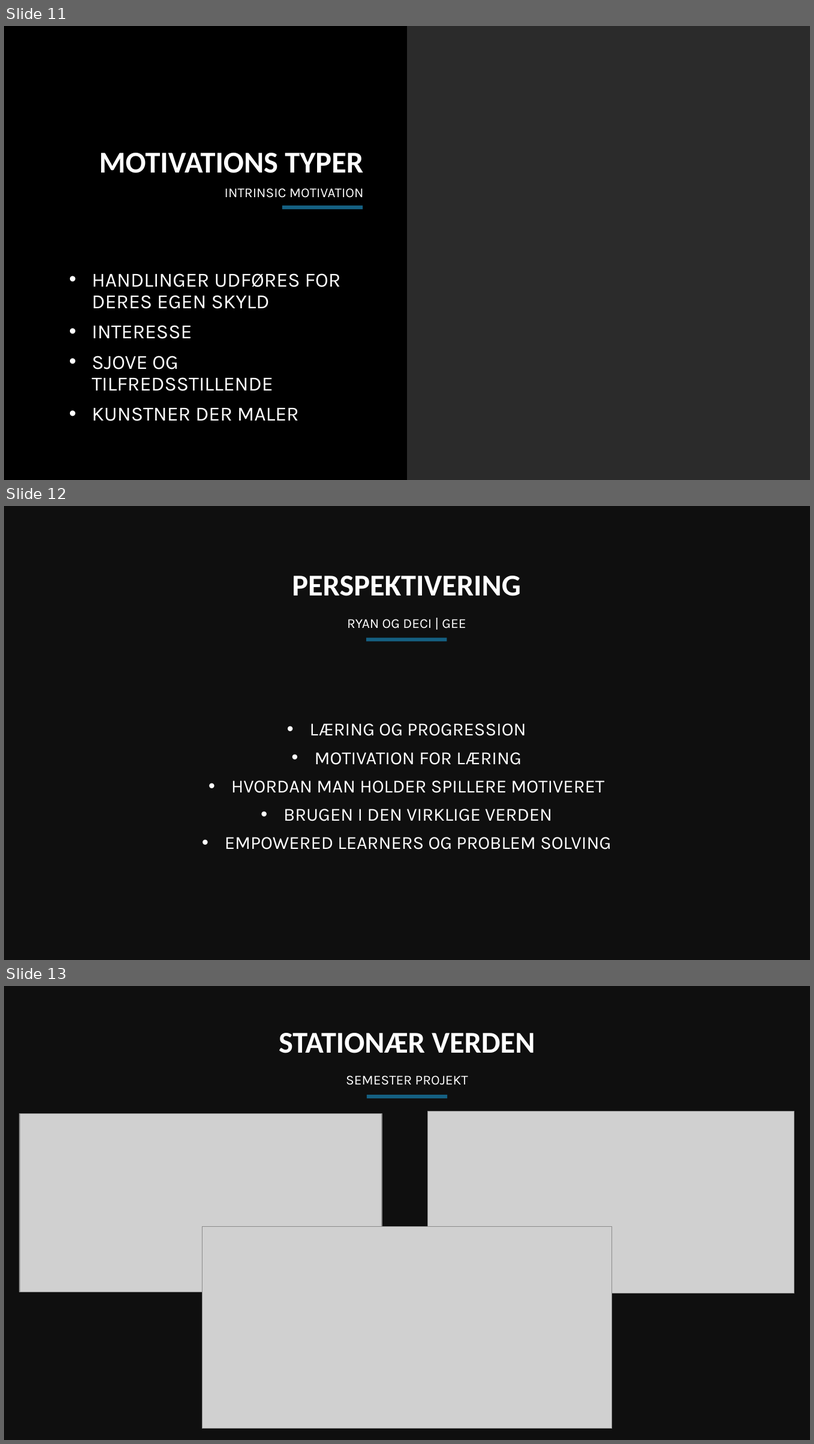
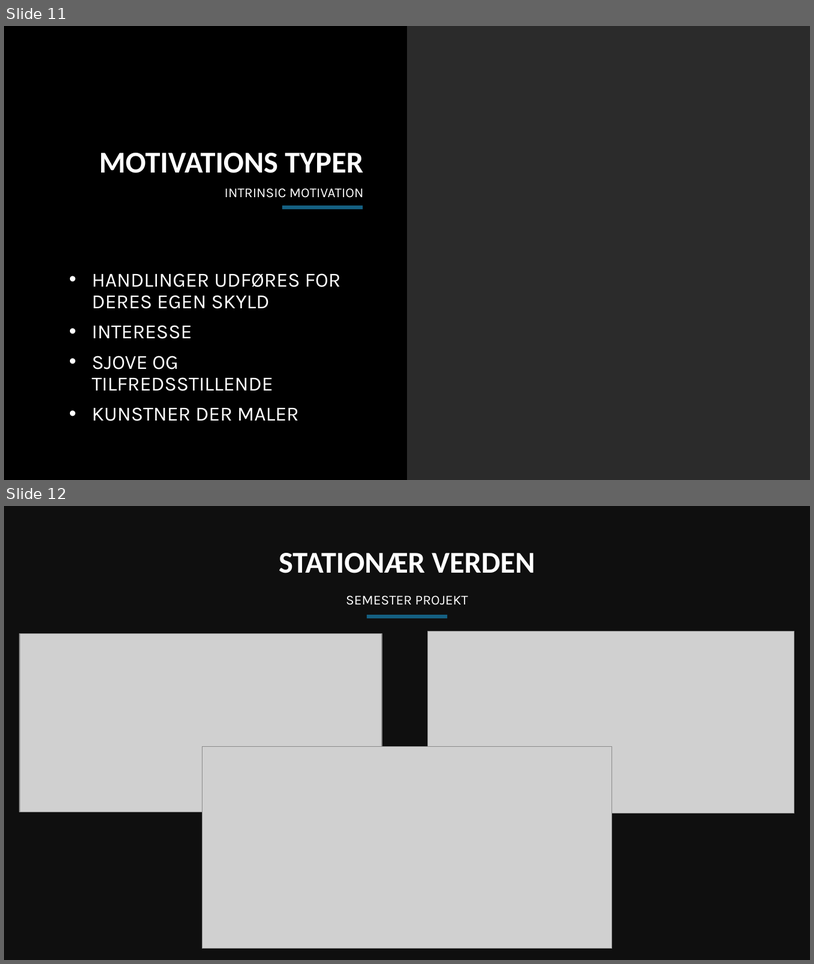
Before and after one commit to GreyZar37/SDU, a slide deck: SDU/Lærings teknologi/3. Deci og Ryan/Deci og Ryan Powerpoint.pptx. Shown one above the other, each under a label of ours: slides 11, 12 and 13 before the commit, slides 11 and 12 after it. The pictures are 814x1444 and 814x964 pixels, drawn with LibreOffice and Linux fonts; fonts in the diff are those of the drawing; grey boxes stand for pictures; background and template pictures are left out; a plain dark background stands for a picture behind light text. Boxes give left, top, right and bottom in pixels: in the first picture for what was removed or moved away, otherwise in the second. Text is boxed around its words. In the diff, an @@ line names an element or a change of style, - is before the commit and + after.

```diff
--- a/SDU/Lærings teknologi/3. Deci og Ryan/Deci og Ryan Powerpoint.pptx
+++ b/SDU/Lærings teknologi/3. Deci og Ryan/Deci og Ryan Powerpoint.pptx
@@ slide 12 removed at [4,506,810,960], background picture (left out) @@
@@ rectangle removed at [4,506,810,960] @@
@@ text removed at [292,576,521,596] @@
-PERSPEKTIVERING
@@ title removed at [347,619,466,628] @@
-RYAN OG DECI | GEE
@@ rectangle removed at [366,638,447,642] @@
@@ subtitle removed at [225,723,611,849] @@
-• LÆRING OG PROGRESSION
-• MOTIVATION FOR LÆRING
-• HVORDAN MAN HOLDER SPILLERE MOTIVERET
-• BRUGEN I DEN VIRKLIGE VERDEN
-• EMPOWERED LEARNERS OG PROBLEM SOLVING
@@ what was slide 13 is now slide 12 @@
```
Also in this commit, not shown: 1 slide added, 4 other files.
